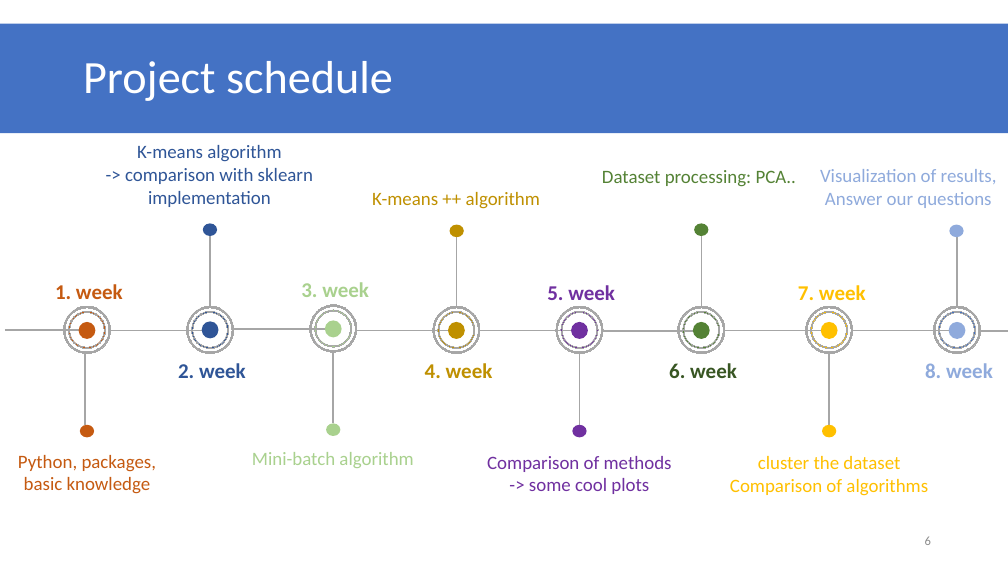
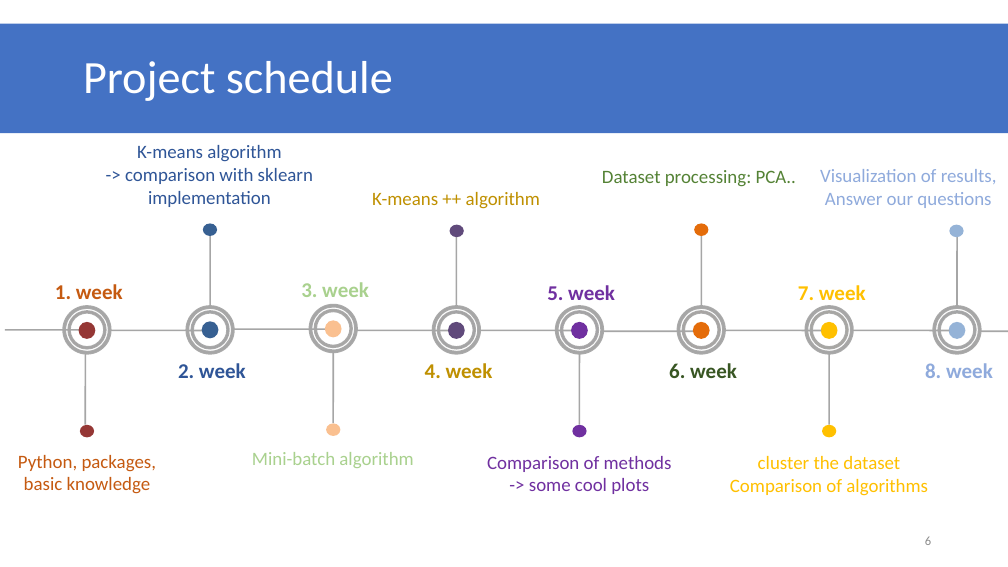
Before and after one commit to datascience-mobi/group-01-project-4-1, a slide deck: slide 6 of K-means clustering.pptx. Drawn at 1008x567 pixels with LibreOffice and Linux fonts; fonts in the diff are those of the drawing. Boxes give left, top, right and bottom in pixels: in the first picture for what was removed or moved away, otherwise in the second. Text is boxed around its words. In the diff, an @@ line names an element or a change of style, - is before the commit and + after.

```diff
--- a/K-means clustering.pptx
+++ b/K-means clustering.pptx
@@ ellipse at [450, 225, 464, 237]: fill #BF9000 to #604A7B @@
@@ ellipse at [694, 224, 709, 237]: fill #548235 to #E46C0A @@
@@ donut at [68, 312, 105, 349]: fill #C55A11 to #953735; outline #A6A6A6 0 pt to #A6A6A6 2 pt @@
@@ ellipse at [79, 322, 95, 340]: fill #C55A11 to #953735 @@
@@ donut at [191, 312, 228, 349]: fill #2F5597 to #376092; outline #A6A6A6 0 pt to #A6A6A6 2 pt @@
@@ donut at [315, 310, 352, 347]: fill #A9D18E to #FAC090; outline #A6A6A6 0 pt to #A6A6A6 2 pt @@
@@ ellipse at [325, 321, 342, 338]: fill #A9D18E to #FAC090 @@
@@ donut at [438, 312, 475, 349]: fill #BF9000 to #604A7B; outline #A6A6A6 0 pt to #A6A6A6 2 pt @@
@@ ellipse at [448, 322, 465, 340]: fill #BF9000 to #604A7B @@
@@ donut at [683, 312, 720, 349]: fill #548235 to #E46C0A; outline #A6A6A6 0 pt to #A6A6A6 2 pt @@
@@ ellipse at [693, 322, 709, 340]: fill #548235 to #E46C0A @@
@@ outline #A6A6A6 0 pt to #A6A6A6 2 pt in 10 elements at [64, 306, 110, 354], [187, 306, 234, 354], [310, 305, 357, 352], [433, 306, 480, 354], [561, 312, 598, 349], [556, 306, 603, 354], [678, 306, 724, 354], [811, 312, 848, 349], [806, 306, 853, 354], [934, 306, 981, 354] @@
@@ donut at [938, 312, 975, 349]: fill #4472C4 to #4F81BD; outline #A6A6A6 0 pt to #A6A6A6 2 pt @@
@@ ellipse at [80, 425, 95, 438]: fill #C55A11 to #953735 @@
@@ ellipse at [326, 423, 340, 436]: fill #A9D18E to #FAC090 @@
```
Also in this commit, not shown: 8 other slides changed, 1 other file.
